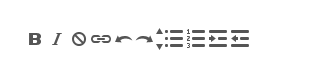
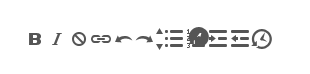
Revision of a layered w=310, h=74 image; what changed, layer by layer:
added layer "Shape 9" above "Shape 8 copy" over 188, 27, 272, 49
